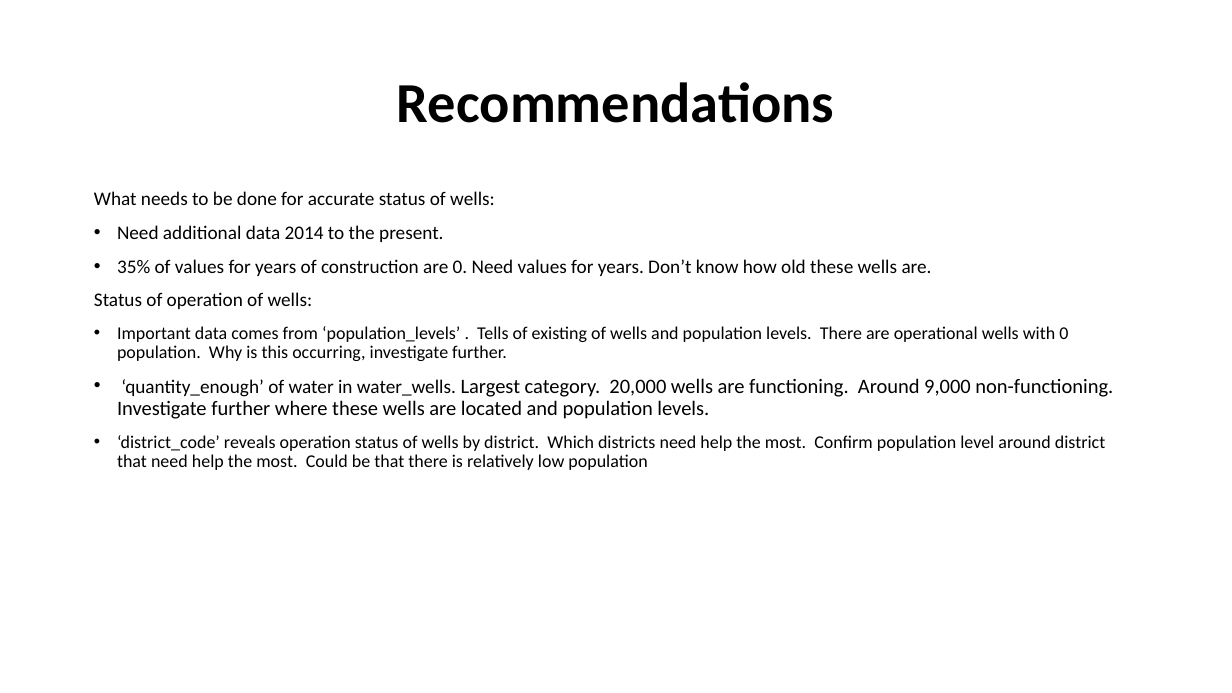
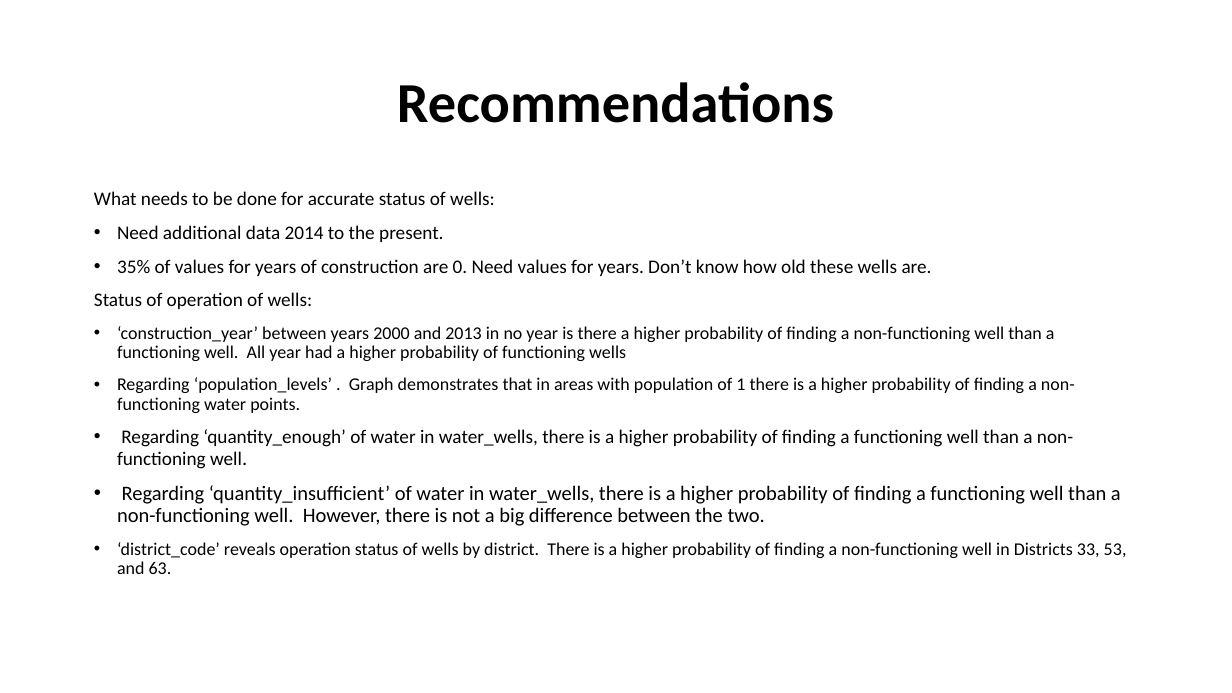
Before and after one commit to davidrtorres/Model-3-Tanzania-Water-Crisis, a slide deck: slide 10 of Presentation1.pptx. Drawn at 1232x693 pixels with LibreOffice and Linux fonts; fonts in the diff are those of the drawing. Boxes give left, top, right and bottom in pixels: in the first picture for what was removed or moved away, otherwise in the second. Text is boxed around its words. In the diff, an @@ line names an element or a change of style, - is before the commit and + after.

```diff
--- a/Presentation1.pptx
+++ b/Presentation1.pptx
@@ text at box(117, 326, 1127, 574): text changed @@
-• Important data comes from ‘population_levels’ . Tells of existing of wells and population levels. There are operational wells with 0 population. Why is this occurring, investigate further.
-• ‘quantity_enough’ of water in water_wells. Largest category. 20,000 wells are functioning. Around 9,000 non-functioning. Investigate further where these wells are located and population levels.
-• ‘district_code’ reveals operation status of wells by district. Which districts need help the most. Confirm population level around district that need help the most. Could be that there is relatively low population
+• ‘construction_year’ between years 2000 and 2013 in no year is there a higher probability of finding a non-functioning well than a functioning well. All year had a higher probability of functioning wells
+• Regarding ‘population_levels’ . Graph demonstrates that in areas with population of 1 there is a higher probability of finding a non-functioning water points.
+• Regarding ‘quantity_enough’ of water in water_wells, there is a higher probability of finding a functioning well than a non-functioning well.
+• Regarding ‘quantity_insufficient’ of water in water_wells, there is a higher probability of finding a functioning well than a non-functioning well. However, there is not a big difference between the two.
+• ‘district_code’ reveals operation status of wells by district. There is a higher probability of finding a non-functioning well in Districts 33, 53, and 63.
```
Also in this commit, not shown: 3 other slides changed, 3 slides removed, 3 other files.
